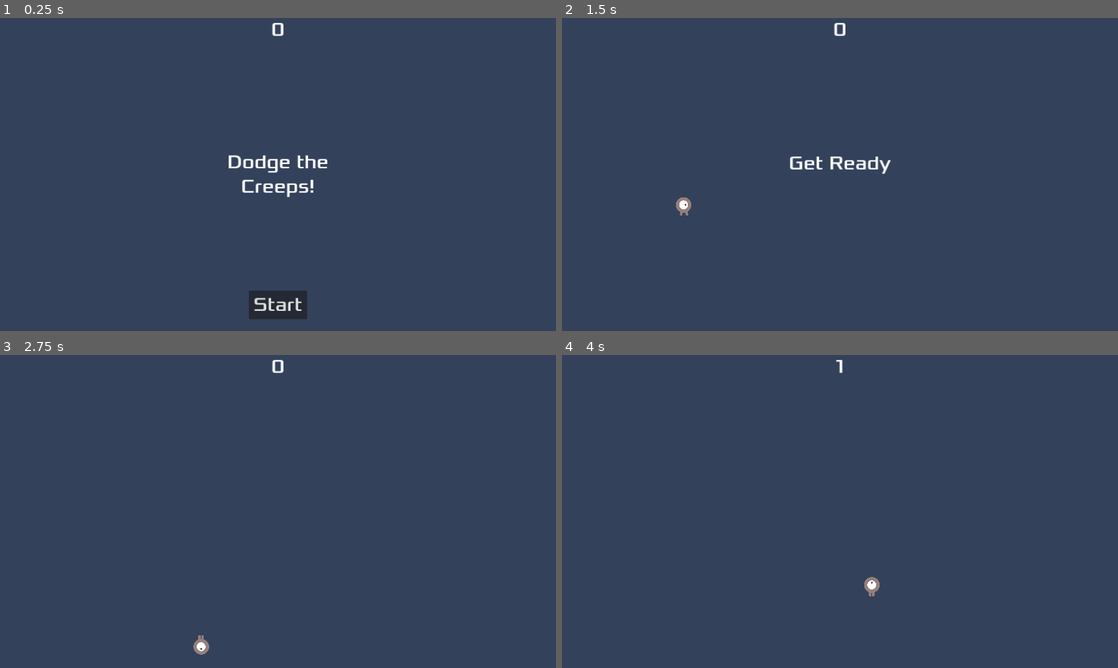
Above: before the commit, frames 1-4 (two rows, left to right).
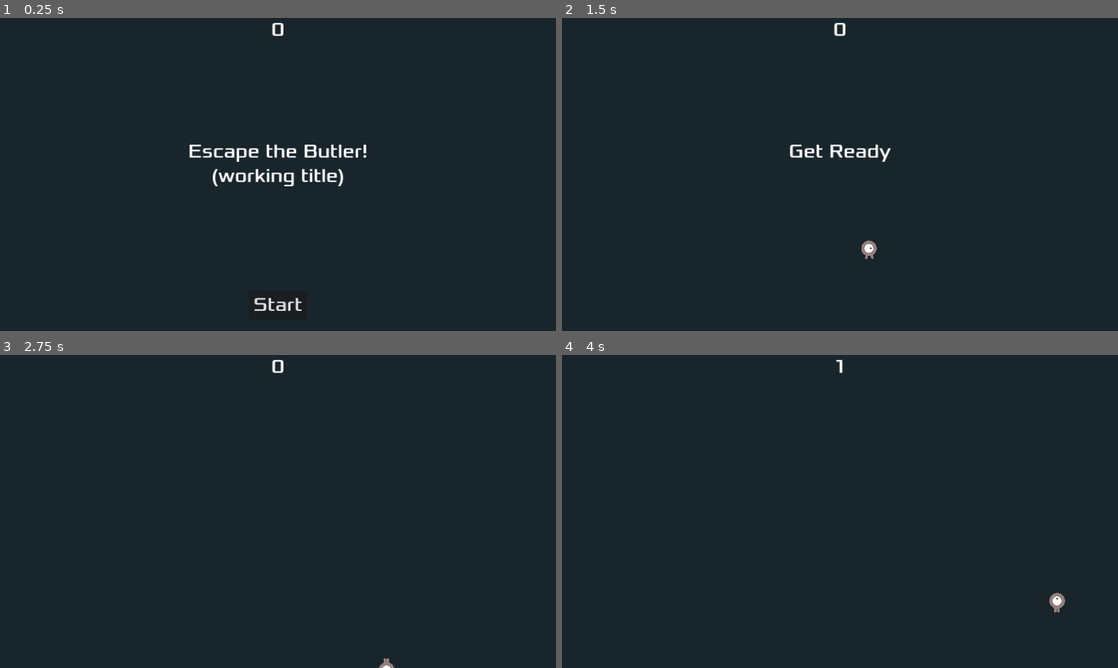
Above: after the commit, the same moments.

Repository: aidanln/1501-final-project
Game: Godot game, scene res://main.tscn
Same seed, same stepped clock (60 frames per second), same inputs: the game is played once before the commit and once after it.
Inputs:
- Up to frame 1 (0.25 s): no input
- Up to frame 2 (1.5 s): click "Start" at 0.5 s; tap Enter at 1.25 s; hold Right (move_right) from 1.28 s (still down)
- Up to frame 3 (2.75 s): release Right (move_right) at 2.03 s; hold Down (move_down) from 2.03 s (still down)
- Up to frame 4 (4 s): release Down (move_down) at 2.78 s; hold Right (move_right) 2.78-3.53 s; hold Up (move_up) from 3.53 s (still down)

The runs differ from the first frame. In frame 1, 99% of the frame differs, in the area x 0-100%, y 0-100%; in frame 2, 100%; in frame 3, 100%; in frame 4, 100%.

Commit message:
minor touch ups to match game themes

Diff:
--- a/godotExample/hud.tscn
+++ b/godotExample/hud.tscn
@@ -31,15 +31,16 @@
 anchor_top = 0.5
 anchor_right = 0.5
 anchor_bottom = 0.5
-offset_left = -240.0
-offset_top = -79.5
-offset_right = 240.0
-offset_bottom = 80.5
+offset_left = -360.0
+offset_top = -120.0
+offset_right = 360.0
+offset_bottom = 60.0
 grow_horizontal = 2
 grow_vertical = 2
 theme_override_fonts/font = ExtResource("2_ilooq")
 theme_override_font_sizes/font_size = 64
-text = "Dodge the Creeps!"
+text = "Escape the Butler!
+(working title)"
 horizontal_alignment = 1
 autowrap_mode = 2
 
--- a/godotExample/main.tscn
+++ b/godotExample/main.tscn
@@ -23,7 +23,7 @@
 anchor_bottom = 1.0
 grow_horizontal = 2
 grow_vertical = 2
-color = Color(0.2, 0.254902, 0.356863, 1)
+color = Color(0.0941176, 0.145098, 0.168627, 1)
 
 [node name="Player" parent="." instance=ExtResource("2_gnskr")]
 
@@ -34,10 +34,10 @@
 one_shot = true
 
 [node name="StartPosition" type="Marker2D" parent="."]
-position = Vector2(320, 650)
+position = Vector2(960, 800)
 
 [node name="MobPath" type="Path2D" parent="."]
-scale = Vector2(1, 0.99)
+scale = Vector2(1, 1)
 curve = SubResource("Curve2D_qg0qm")
 
 [node name="MobSpawnLocation" type="PathFollow2D" parent="MobPath"]
Not shown, changed: README.md
Not shown, removed: commitingAFileTest.txt
